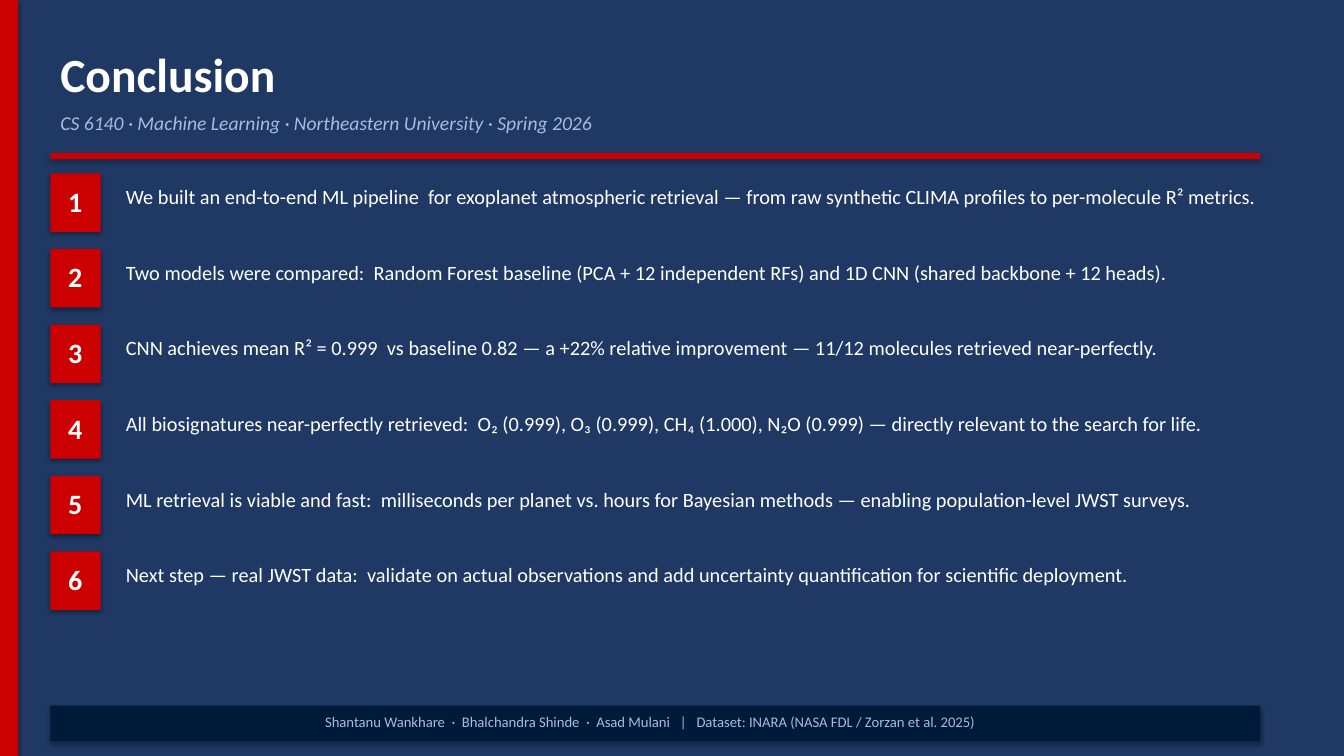
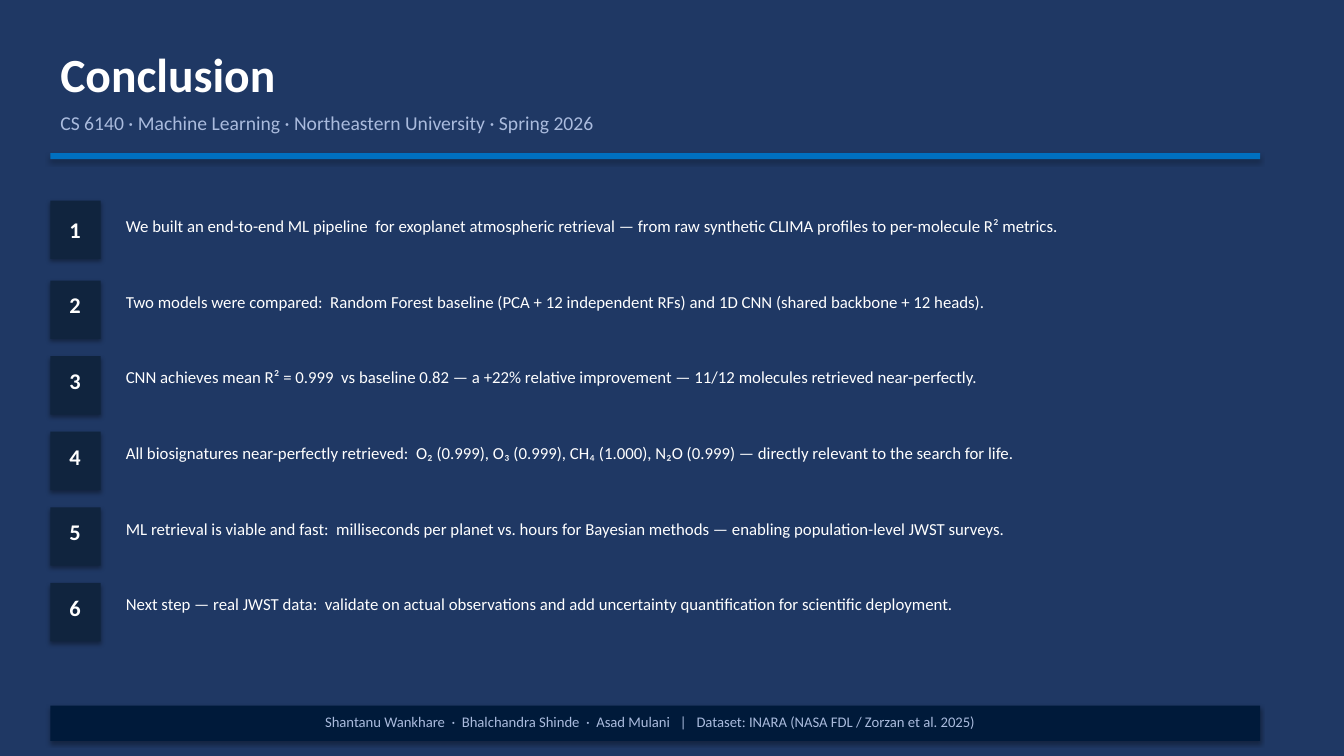
Before and after one commit to bshind87/inara-atmospheric-composition, a slide deck: slide 18 of docs/INARA_Presentation.pptx (slide 17 before the commit). Drawn at 1344x756 pixels with LibreOffice and Linux fonts; fonts in the diff are those of the drawing. Boxes give left, top, right and bottom in pixels: in the first picture for what was removed or moved away, otherwise in the second. Text is boxed around its words. In the diff, an @@ line names an element or a change of style, - is before the commit and + after.

```diff
--- a/docs/INARA_Presentation.pptx
+++ b/docs/INARA_Presentation.pptx
@@ rectangle removed at <box>0,0,18,756</box> @@
@@ text "CS 6140 · Machine Learning ..." at <box>60,116,594,134</box>: italic off @@
@@ rectangle at <box>50,153,1260,159</box>: fill #CC0000 to #0070C0 @@
@@ text "1": place and size @@
-text "1" at <box>68,193,82,212</box>
+text "1" at <box>69,223,80,238</box>
@@ text "We built an end-to-end ML ...": place and size @@
-text "We built an end-to-end ML ..." at <box>126,188,1254,208</box>
+text "We built an end-to-end ML ..." at <box>126,219,1057,235</box>
@@ text "2": place and size @@
-text "2" at <box>68,268,82,287</box>
+text "2" at <box>69,298,80,313</box>
@@ text "Two models were compared: Random ...": place and size @@
-text "Two models were compared: Random ..." at <box>126,265,1165,284</box>
+text "Two models were compared: Random ..." at <box>126,296,984,311</box>
@@ text "3": place and size @@
-text "3" at <box>68,344,82,364</box>
+text "3" at <box>69,374,80,389</box>
@@ text "CNN achieves mean R² = ...": place and size @@
-text "CNN achieves mean R² = ..." at <box>126,339,1157,359</box>
+text "CNN achieves mean R² = ..." at <box>126,370,977,386</box>
@@ 6 rectangles: place and size @@
-6 rectangles at <box>50,173,101,610</box>
+6 rectangles at <box>50,201,101,641</box>
@@ fill #CC0000 to #0F243E in 6 elements at <box>50,201,101,259</box>, <box>50,280,101,339</box>, <box>50,356,101,414</box>, <box>50,507,101,566</box>, <box>50,583,101,641</box>, <box>50,432,101,490</box> @@
@@ text "4": place and size @@
-text "4" at <box>68,420,82,439</box>
+text "4" at <box>69,450,80,465</box>
@@ text "All biosignatures near-perfectly retrieved: O₂ ...": place and size @@
-text "All biosignatures near-perfectly retrieved: O₂ ..." at <box>126,416,1201,435</box>
+text "All biosignatures near-perfectly retrieved: O₂ ..." at <box>126,447,1013,462</box>
@@ text "5": place and size @@
-text "5" at <box>68,495,82,514</box>
+text "5" at <box>69,525,80,540</box>
@@ text "ML retrieval is viable and ...": place and size @@
-text "ML retrieval is viable and ..." at <box>126,493,1190,511</box>
+text "ML retrieval is viable and ..." at <box>126,523,1004,538</box>
@@ size 20 to 16 pt in 6 elements at <box>69,223,80,238</box>, <box>69,298,80,313</box>, <box>69,374,80,389</box>, <box>69,450,80,465</box>, <box>69,525,80,540</box>, <box>69,600,80,616</box> @@
@@ text "6": place and size @@
-text "6" at <box>68,571,82,591</box>
+text "6" at <box>69,600,80,616</box>
@@ size 14.5 to 12 pt in 6 elements at <box>126,219,1057,235</box>, <box>126,296,984,311</box>, <box>126,370,977,386</box>, <box>126,447,1013,462</box>, <box>126,523,1004,538</box>, <box>126,598,952,613</box> @@
@@ text "Next step — real JWST ...": place and size @@
-text "Next step — real JWST ..." at <box>126,568,1128,586</box>
+text "Next step — real JWST ..." at <box>126,598,952,613</box>
```
Also in this commit, not shown: 13 other slides changed, 5 slides added, 4 slides removed, 2 other files.
